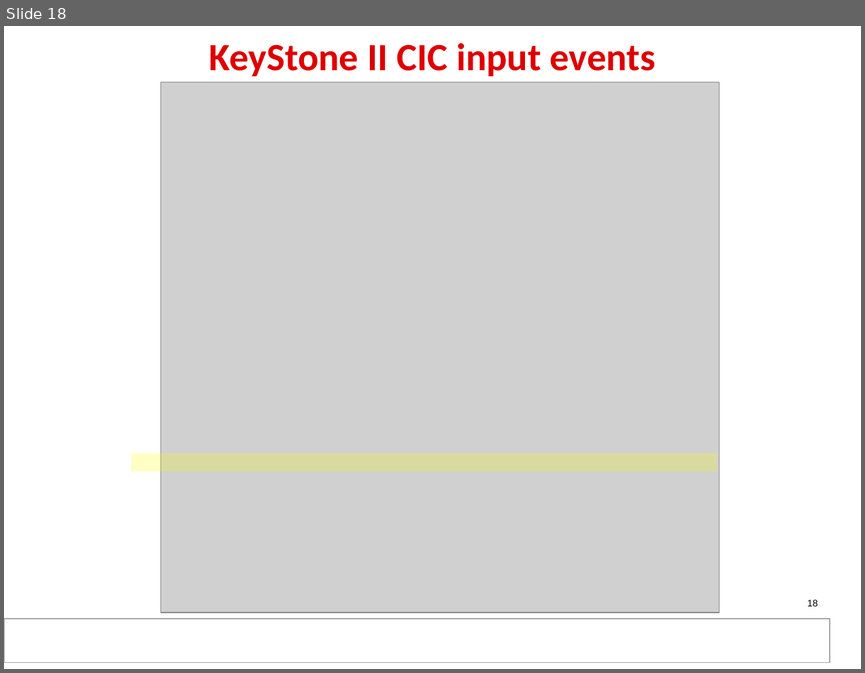
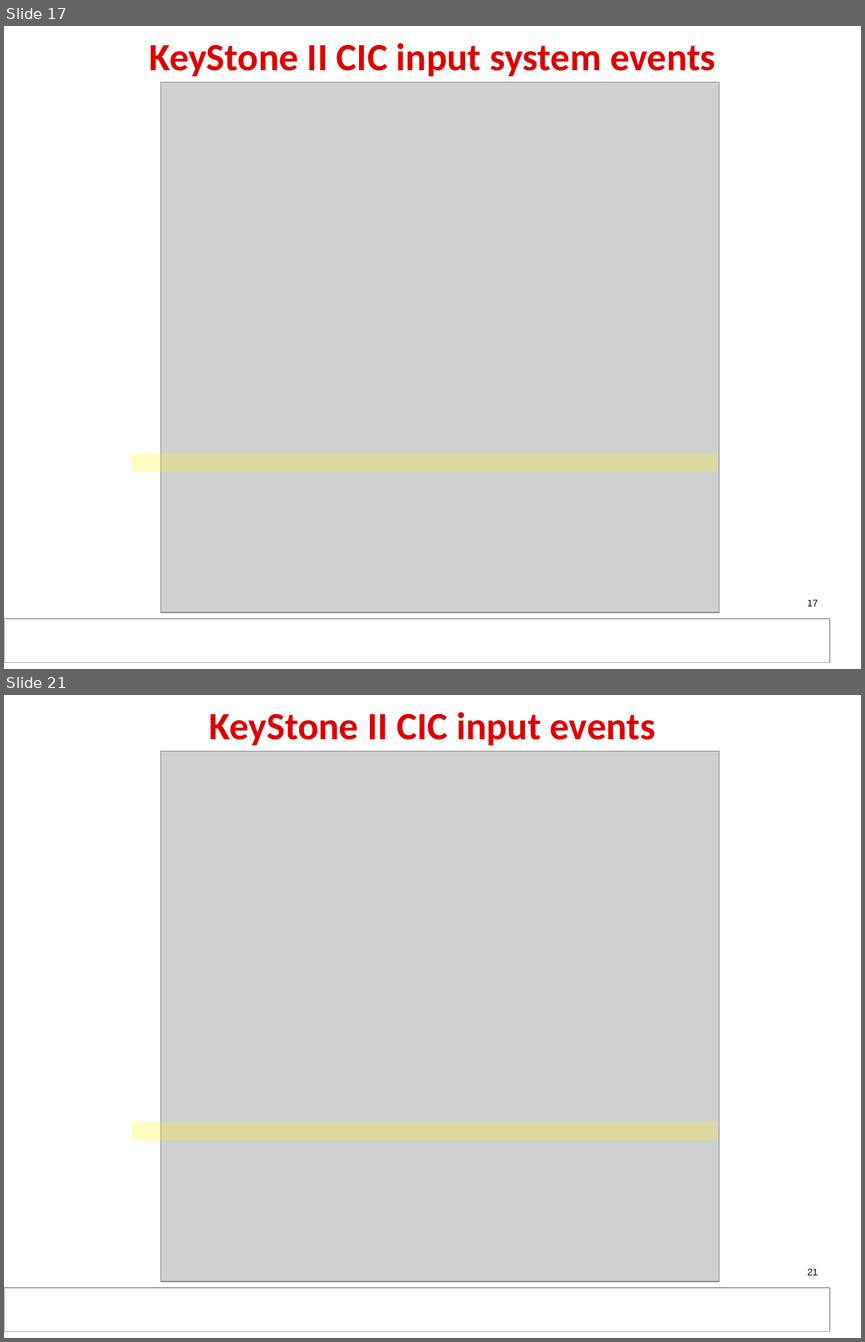
Before and after one commit to hari1989/keystone-workshop, a slide deck: slides/KeyStone_Interrupts.pptx. Shown one above the other, each under a label of ours: slide 18 before the commit, slides 17 and 21 after it; the slides between them are not shown. The pictures are 865x673 and 865x1342 pixels, drawn with LibreOffice and Linux fonts; fonts in the diff are those of the drawing; grey boxes stand for pictures; background and template pictures are left out. Boxes give left, top, right and bottom in pixels: in the first picture for what was removed or moved away, otherwise in the second. Text is boxed around its words. In the diff, an @@ line names an element or a change of style, - is before the commit and + after.

```diff
--- a/slides/KeyStone_Interrupts.pptx
+++ b/slides/KeyStone_Interrupts.pptx
@@ slide 17 added at (4, 26, 861, 669), background #FFFFFF; not listed: 2 template elements that a slide beside it also shows @@
@@ title added at (149, 43, 715, 76), 32.4 pt, text #DE0000, bold @@
+KeyStone II CIC input system events
@@ picture added at (161, 82, 719, 612) @@
@@ rectangle added at (130, 452, 717, 471), fill #FFFF00 at 23% opacity @@
@@ page number added at (807, 599, 818, 606), 8 pt, text #000000 @@
+17
@@ what was slide 18 is now slide 21 @@
@@ page number at (807, 1268, 818, 1275): text changed @@
-18
+21
```
Also in this commit, not shown: 6 slides changed, 4 other slides added, 3 slides removed.
